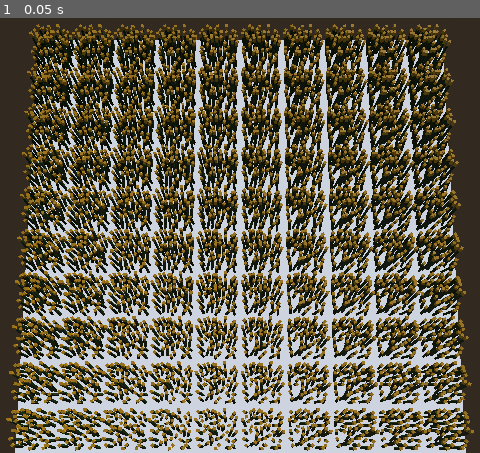
Above: before the commit, frame 1.
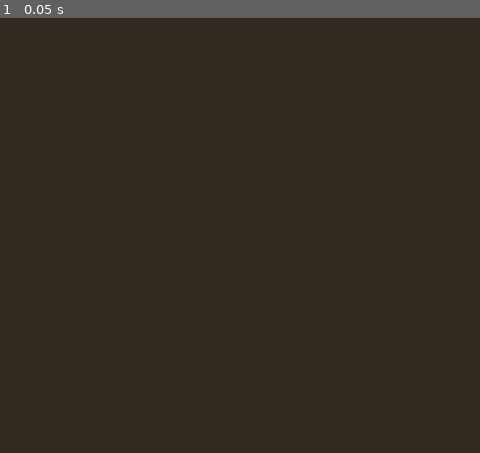
Above: after the commit, the same moment.

Repository: Squix/scientific_game_jam_26
Game: Godot game, scene res://scenes/game.tscn
The game is run twice, just before and just after one commit, with the same random seed, the same clock (stepped at 60 frames per second) and the same inputs.
Inputs:
- Up to frame 1 (0.05 s): no input

The runs differ from the first frame. In frame 1, 80% of the frame differs, in the area x 1-99%, y 1-100%.

Commit message:
refactor: gameManager emits signal to generate map

Diff:
--- a/scenes/game_parasite.tscn
+++ b/scenes/game_parasite.tscn
@@ -15,13 +15,11 @@
 sky = SubResource("Sky_8cj0n")
 
 [node name="Game" type="Node3D" unique_id=586767268]
+script = ExtResource("2_n7a5f")
 
 [node name="PlayerInput" type="Node" parent="." unique_id=806826451]
 unique_name_in_owner = true
 script = ExtResource("1_n7a5f")
-
-[node name="gameManager" type="Node" parent="." unique_id=1760328605]
-script = ExtResource("2_n7a5f")
 
 [node name="MainCamera" type="Camera3D" parent="." unique_id=1192955099]
 unique_name_in_owner = true
@@ -35,3 +33,5 @@
 
 [node name="Parasite" type="Node" parent="." unique_id=1560733485]
 script = ExtResource("4_n6wg5")
+
+[connection signal="init_game" from="." to="Map" method="_on_game_manager_init_game"]
--- a/script/gameManager.gd
+++ b/script/gameManager.gd
@@ -1,12 +1,15 @@
 extends Node
 
 enum state {PlayerTurn, ParasiteTurn, GameOver}
+
+signal init_game
 
 const actionPerPhase = 1
 var remainingAction = 0
 var currentState: state = state.PlayerTurn
 
 func _ready() -> void:
+	init_game.emit()
 	StartPlayerTurn()
 
 func advanceState():
--- a/script/map.gd
+++ b/script/map.gd
@@ -15,7 +15,7 @@
 func getCellUnsafe(_x:int , _z:int) -> Cell:
 	return mapArray[width*_z + _x]
 
-func initMap() -> void:
+func _initMap() -> void:
 	for _z in range (height):
 		for _x in range(width):
 			mapArray.push_back(instantiateCell(_x,_z))
@@ -34,7 +34,8 @@
 
 # Called when the node enters the scene tree for the first time.
 func _ready() -> void:
-	initMap()
 	position.x = -width/2
 	position.z = -height/2
-	pass # Replace with function body.
+
+func _on_game_manager_init_game() -> void:
+	_initMap()
Not shown: 1 places in scenes/game_parasite.tscn that only renumber resources
